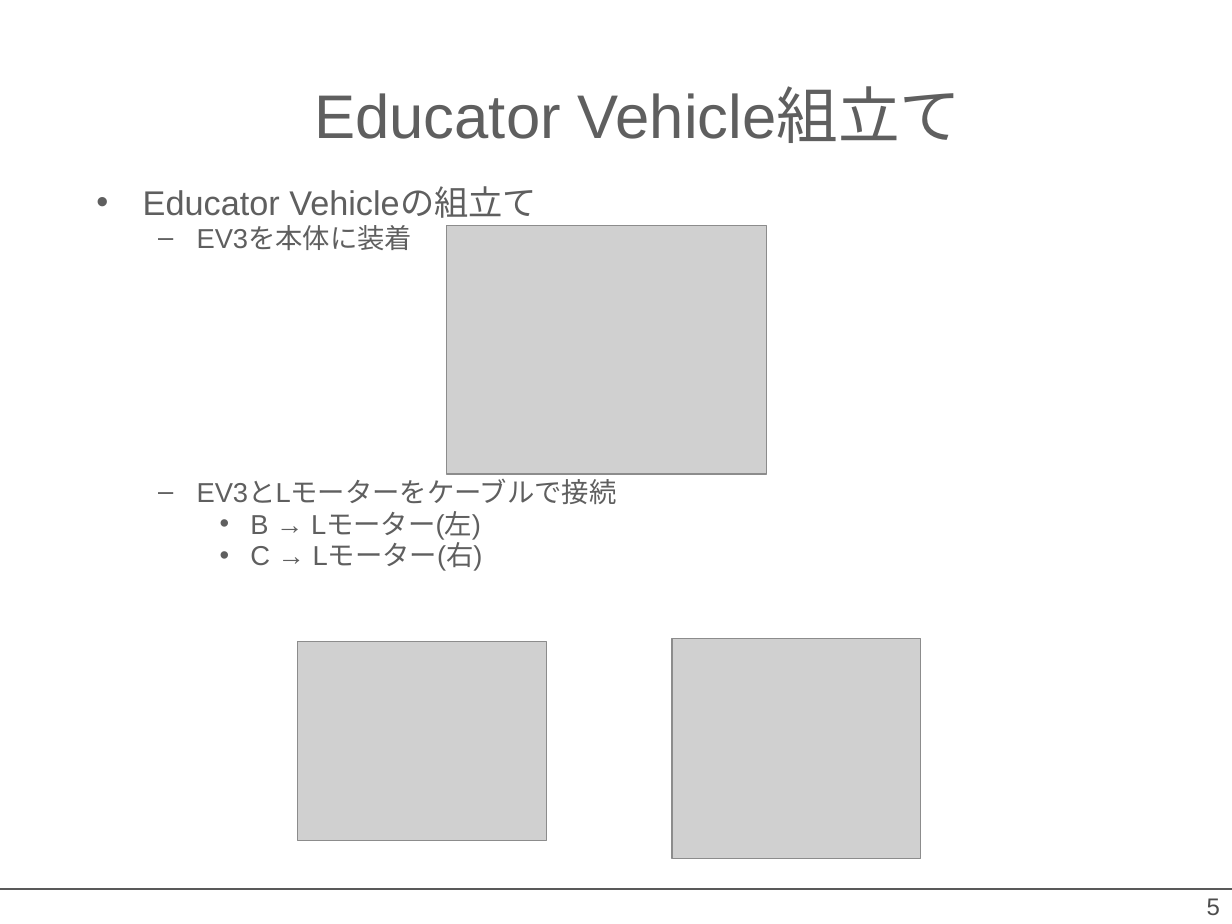
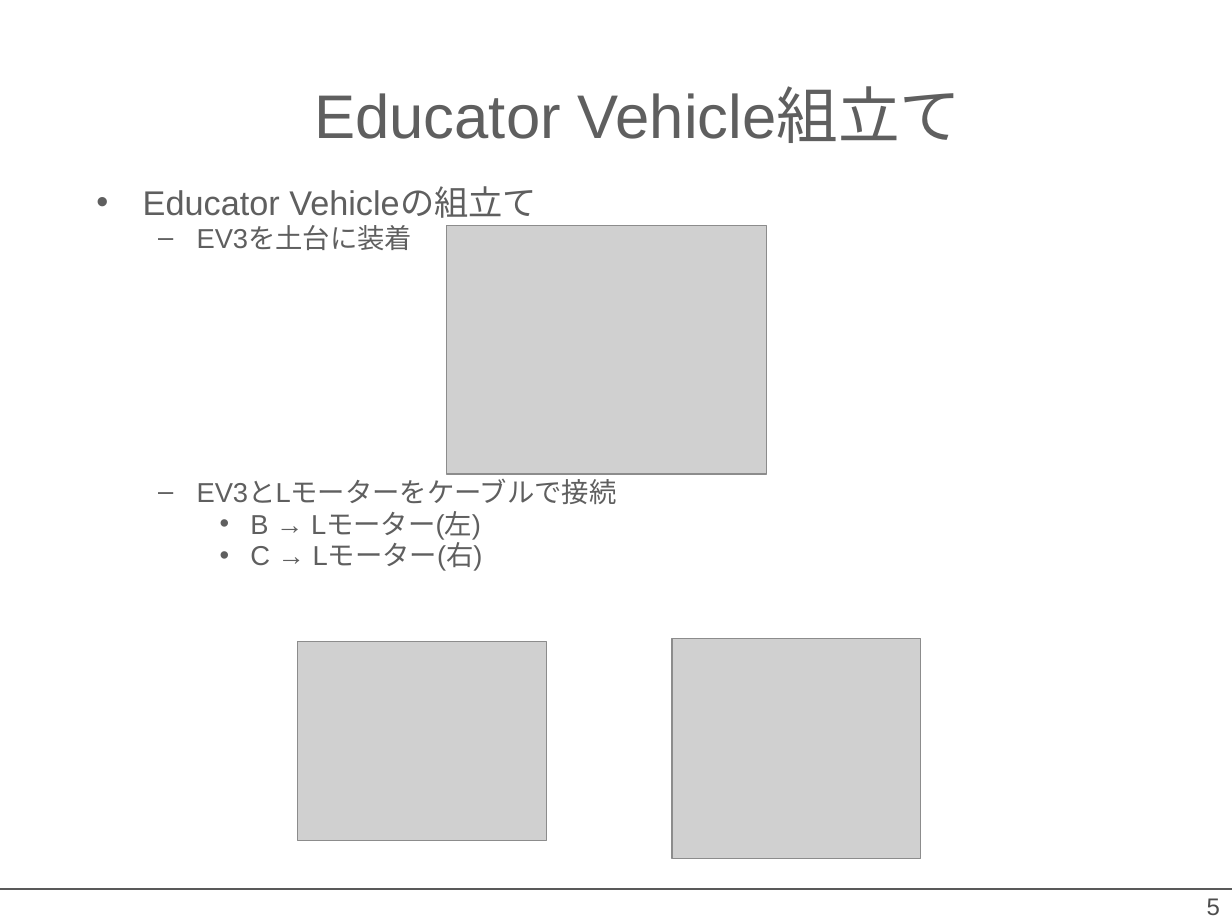
Before and after one commit to OpenRTM/RTM_Tutorial, a slide deck: slide 5 of ppt/RTM講習会_3部.pptx. Drawn at 1232x924 pixels with LibreOffice and Linux fonts; fonts in the diff are those of the drawing; grey boxes stand for pictures; background and template pictures are left out. Boxes give left, top, right and bottom in pixels: in the first picture for what was removed or moved away, otherwise in the second. Text is boxed around its words. In the diff, an @@ line names an element or a change of style, - is before the commit and + after.

```diff
--- a/ppt/RTM講習会_3部.pptx
+++ b/ppt/RTM講習会_3部.pptx
@@ text at [197, 227, 412, 250]: text changed @@
-  – EV3を本体に装着
+  – EV3を土台に装着
```
Also in this commit, not shown: 26 other files.
